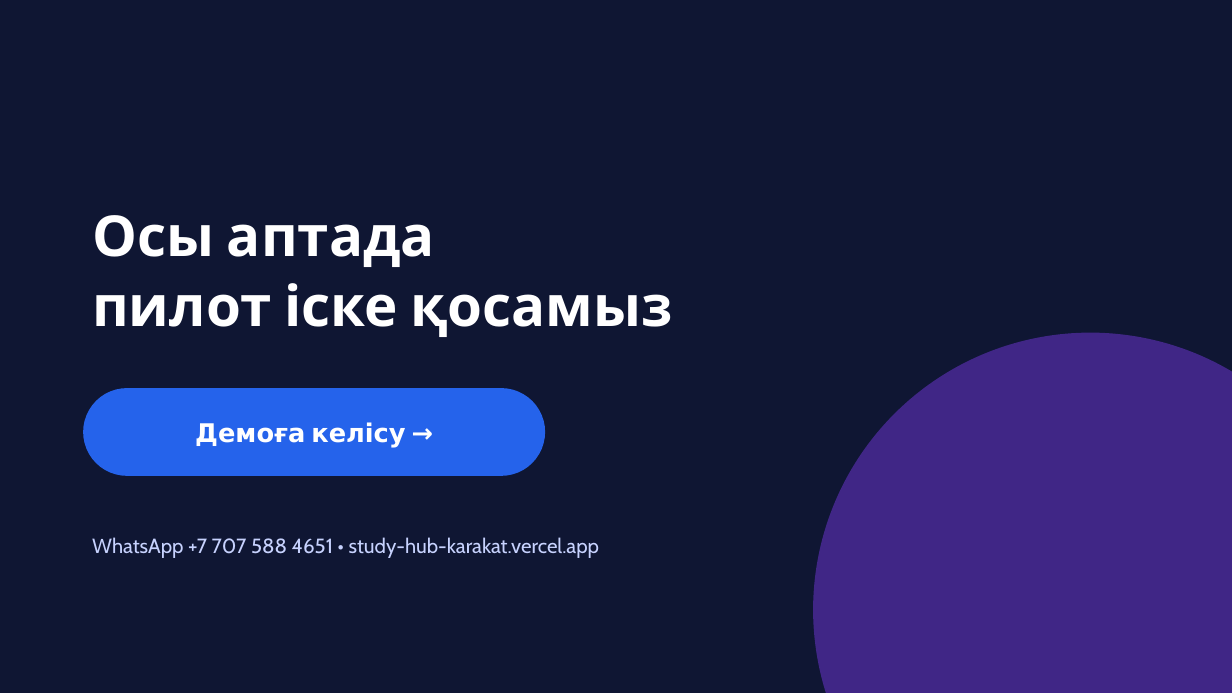
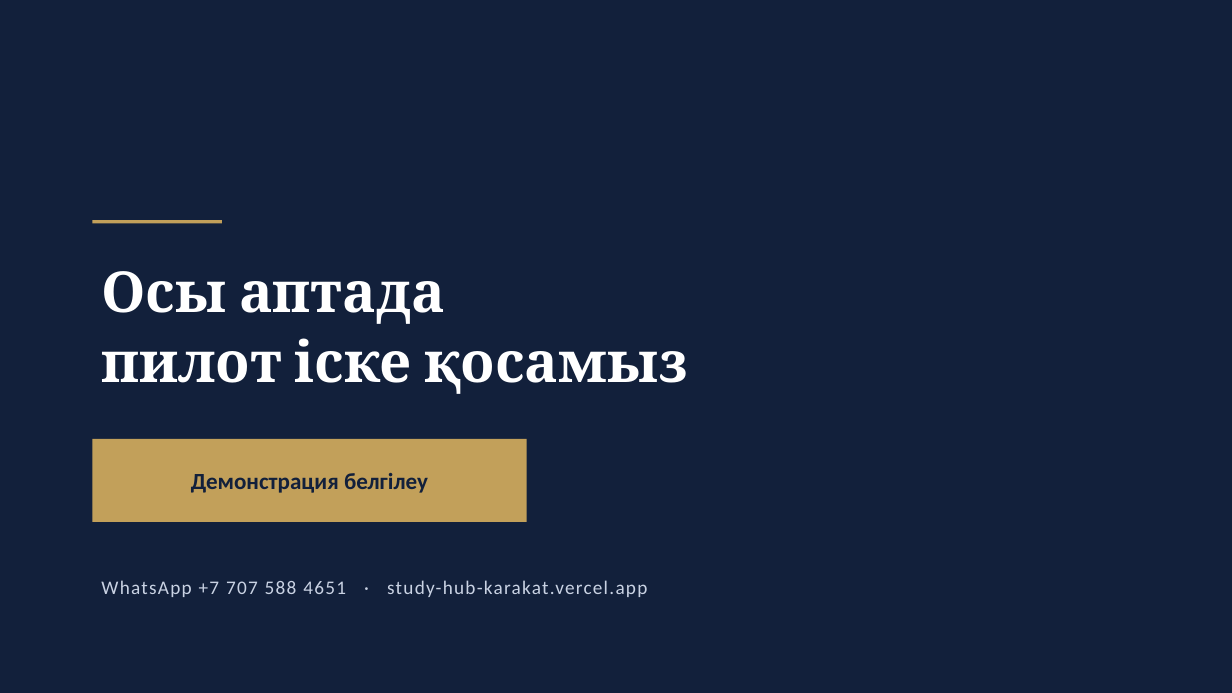
Before and after one commit to alibekovakarakat5-png/study_hub_Karakat, a slide deck: slide 11 of docs/pitch/StudyHub-Pitch-KK.pptx. Drawn at 1232x693 pixels with LibreOffice and Linux fonts; fonts in the diff are those of the drawing. Boxes give left, top, right and bottom in pixels: in the first picture for what was removed or moved away, otherwise in the second. Text is boxed around its words. In the diff, an @@ line names an element or a change of style, - is before the commit and + after.

```diff
--- a/docs/pitch/StudyHub-Pitch-KK.pptx
+++ b/docs/pitch/StudyHub-Pitch-KK.pptx
@@ background #0F1633 to #12203B @@
@@ text "Осы аптада" moved from (x1=92, y1=215, x2=673, y2=337) to (x1=101, y1=271, x2=688, y2=394) @@
@@ text "Осы аптада" at (x1=101, y1=271, x2=688, y2=394): font Cabin to Cambria; line spacing 1.03 to 1.04 @@
@@ line added from (92, 222) to (222, 222), #C2A05A 2.5 pt @@
@@ ellipse removed at (x1=813, y1=333, x2=1232, y2=693) @@
@@ rectangle resized from (x1=83, y1=388, x2=545, y2=476) to (x1=92, y1=439, x2=527, y2=522) @@
@@ rectangle at (x1=92, y1=439, x2=527, y2=522): rounded rectangle to rectangle; fill #2563EB to #C2A05A @@
@@ text at (x1=191, y1=473, x2=428, y2=493): text changed; size 20 to 18 pt; font Cabin to Calibri; text colour #FFFFFF to #12203B @@
-Демоға келісу →
+Демонстрация белгілеу
@@ text at (x1=101, y1=580, x2=647, y2=597): text changed; size 16 to 15 pt; font Cabin to Calibri; text colour #C7D2FE to #C9D2E3 @@
-WhatsApp +7 707 588 4651 • study-hub-karakat.vercel.app
+WhatsApp +7 707 588 4651 · study-hub-karakat.vercel.app
```
Also in this commit, not shown: 9 other slides changed, 1 slide added, 1 slide removed, 5 other files.
